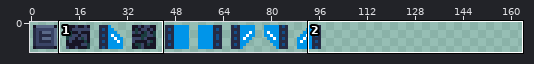
Sprite sheet -- assets/tileset.png. Above, an overview of the earlier version with the close-up marked.
Close-up. Old version:
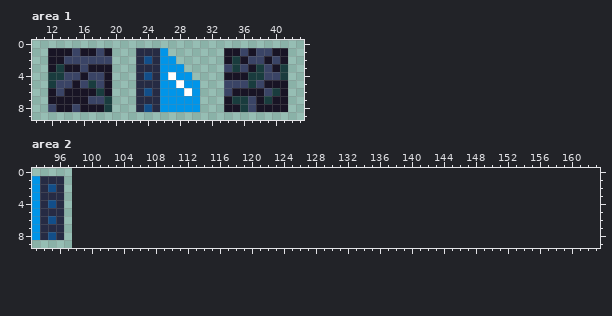
The file is 98x10 pixels. Shown: area 1: x 10..43, y 0..9; area 2: x 93..163, y 0..9. The old version is drawn lined up with the new one, on the new canvas.
The same view after the edit:
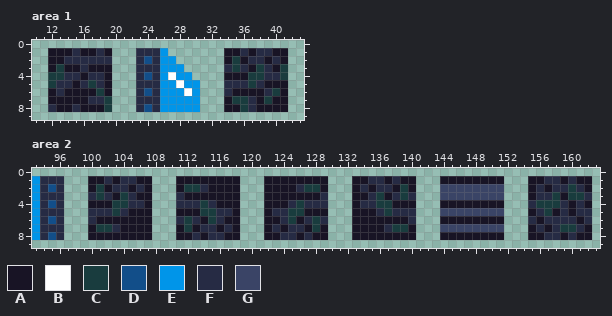
Palette (. is transparent): A #181425  B #ffffff  C #193c3e  D #124e89  E #0095e9  F #262b44  G #3a4466
From old to new:
canvas 98x10 -> 164x10
--- area 1
@@ x 10..43 @@
  0 ..................................
- 1 ..AAAGAAGA...FFFE.......AAGAGGAA..
- 2 ..AAGGGGGG...FDFEE......ACAGGAGA..
- 3 ..ACAAGAAA...FFFEEE.....GCGACGAC..
- 4 ..CCGGAGGA...FDFEBEE....AAACCGGC..
- 5 ..CGGAGCGA...FFFEEBEE...GGGCGAAA..
- 6 ..AGAAAACA...FDFEEEBE...GAAAAGCA..
- 7 ..AAAAAGGC...FFFEEEEE...ACCGACAA..
- 8 ..GAAGAAAC...FDFEEEEE...AACGAAAA..
+ 1 ..AAAFAAFA...FFFE.......AAFAFFAA..
+ 2 ..AAFFFFFF...FDFEE......ACAFFAFA..
+ 3 ..ACAAFAAA...FFFEEE.....FCFACFAC..
+ 4 ..CCFFAFFA...FDFEBEE....AAACCFFC..
+ 5 ..CFFAFCFA...FFFEEBEE...FFFCFAAA..
+ 6 ..AFAAAACA...FDFEEEBE...FAAAAFCA..
+ 7 ..AAAAAFFC...FFFEEEEE...ACCFACAA..
+ 8 ..FAAFAAAC...FDFEEEEE...AACFAAAA..
  9 ..................................
--- area 2
@@ x 93..163 @@
  0 .......................................................................
- 1 EFFF...................................................................
- 2 EFDF...................................................................
- 3 EFFF...................................................................
- 4 EFDF...................................................................
- 5 EFFF...................................................................
- 6 EFDF...................................................................
- 7 EFFF...................................................................
- 8 EFDF...................................................................
+ 1 EFFF...AAFAFFAA...AAAAAAAA...AAAAAAAA...AAFFAFAA...AAAAAAAA...AAFFAFAA.
+ 2 EFDF...ACAFFAFA...ACCFAAAA...AAAAFCCA...AFAFFACA...GGGGGGGG...AFAFFCFA.
+ 3 EFFF...FCFACFAA...FAAAAAAA...AAAAAAAF...AAFCAFCF...GGGGGGGG...AFFCACCF.
+ 4 EFDF...AAACCFFA...FFFCFAAA...AAAFCFFF...AFFCCAAA...AAAAAAAA...FCCCFAFA.
+ 5 EFFF...FFFCFAAA...AAACCFFA...AFFCCAAA...AAAFCFFF...GGGGGGGG...AFCAFAFF.
+ 6 EFDF...FAAAAAAA...FCFACFAA...AAFCAFCF...AAAAAAAF...AAAAAAAA...FAFFFFAF.
+ 7 EFFF...ACCFAAAA...ACAFFAFA...AFAFFACA...AAAAFCCA...GGGGGGGG...AFAFCCFA.
+ 8 EFDF...AAAAAAAA...AAFAFFAA...AAFFAFAA...AAAAAAAA...AAAAAAAA...AAFFAFAA.
  9 .......................................................................
Boxes around the changes in both close-ups, in picture pixels (x1, y1, x2, y2):
changed: (48, 48, 112, 112)
changed: (224, 48, 280, 112)
added: (88, 176, 152, 240)
added: (176, 176, 416, 240)
added: (440, 176, 592, 240)
